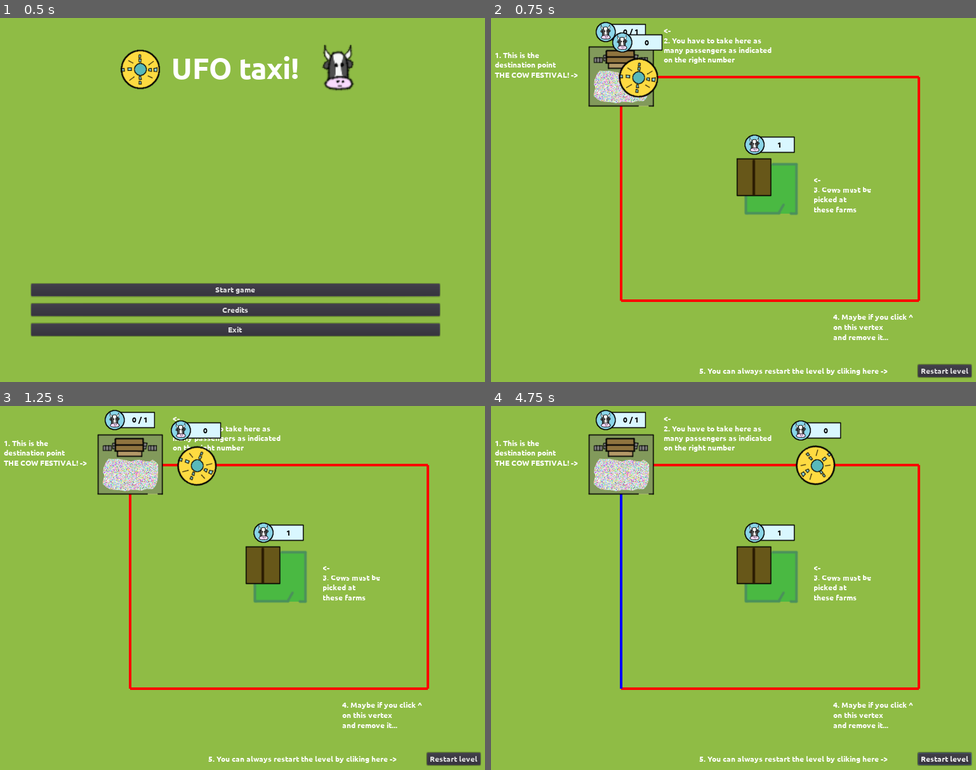
Above: before the commit, frames 1-4 (two rows, left to right).
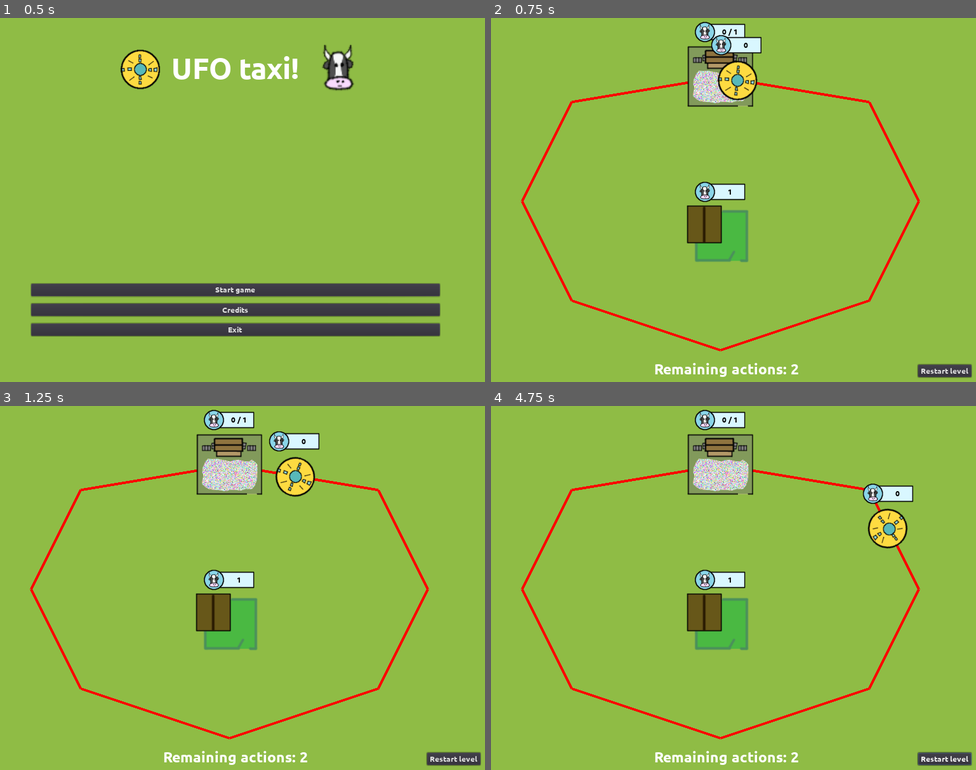
Above: after the commit, the same moments.

Repository: moisesjbc/ufo-taxi
Game: Godot game, scene res://menus/main_menu/main_menu.tscn
The game is run twice, just before and just after one commit, with the same random seed, the same clock (stepped at 60 frames per second) and the same inputs.
Inputs (mouse positions are in pixels of both pictures, inside the frame that each line leads up to):
- Up to frame 1 (0.5 s): no input
- Up to frame 2 (0.75 s): click "Start game" at 0.5 s
- Up to frame 3 (1.25 s): no input
- Up to frame 4 (4.75 s): click "Restart level" at 1.25 s; click "Restart level" at 2 s; click "Restart level" at 2.75 s; move the mouse to (840, 562) at 3.52 s; click (840, 562) at 3.67 s; move the mouse to (626, 598) at 4.27 s; click (626, 598) at 4.42 s

Frame 1 is identical in both runs. In frame 2, 15% of the frame differs, in the area x 0-89%, y 1-99%; in frame 3, 16%; in frame 4, 17%.

Commit message:
Added actions remaining constraint

Diff:
--- a/godot-project/gameplay/main/levels/0.gd
+++ b/godot-project/gameplay/main/levels/0.gd
@@ -10,3 +10,6 @@
 var pickup_area_positions = [
 	Vector2(600, 375)
 ]
+
+# null = Unlimited actions
+var n_remaining_actions = null
--- a/godot-project/gameplay/main/levels/1.gd
+++ b/godot-project/gameplay/main/levels/1.gd
@@ -9,3 +9,6 @@
 var pickup_area_positions = [
 	Vector2(750, 300)
 ]
+
+# null = Unlimited actions
+var n_remaining_actions = null
--- a/godot-project/gameplay/main/levels/2.gd
+++ b/godot-project/gameplay/main/levels/2.gd
@@ -15,3 +15,6 @@
 var pickup_area_positions = [
 	Vector2(500, 470)
 ]
+
+# null = Unlimited actions
+var n_remaining_actions = 2
--- a/godot-project/gameplay/main/main.gd
+++ b/godot-project/gameplay/main/main.gd
@@ -7,7 +7,7 @@
 
 
 func _ready():
-	set_current_level(0)
+	set_current_level(2)
 
 
 func _on_railtrack_warning_added(text):
@@ -23,8 +23,9 @@
 			current_level.end()
 
 	current_level = $levels.get_node(str(level_index))
-	$railtrack.reset(current_level.railtrack_nodes)
+	$railtrack.reset(current_level.railtrack_nodes, current_level.n_remaining_actions)
 	$destination_area.reset($railtrack, 1)
+	$gui/remaining_actions_label.visible = (current_level.n_remaining_actions != null)
 
 	for pickup_area in $pickup_areas.get_children():
 		pickup_area.queue_free()
@@ -59,3 +60,7 @@
 
 func _on_restart_level_button_button_down():
 	restart_level()
+
+
+func _on_railtrack_n_remaining_actions_updated(n_remaining_actions):
+	$gui/remaining_actions_label.text = "Remaining actions: " + str(n_remaining_actions)
--- a/godot-project/gameplay/main/main.tscn
+++ b/godot-project/gameplay/main/main.tscn
@@ -9,6 +9,11 @@
 [ext_resource path="res://menus/level_win_menu/level_win_menu.tscn" type="PackedScene" id=7]
 [ext_resource path="res://gameplay/main/levels/1.gd" type="Script" id=8]
 [ext_resource path="res://gameplay/main/levels/2.gd" type="Script" id=9]
+[ext_resource path="res://fonts/Ubuntu-B.ttf" type="DynamicFontData" id=10]
+
+[sub_resource type="DynamicFont" id=1]
+size = 30
+font_data = ExtResource( 10 )
 
 [node name="main" type="Node2D"]
 script = ExtResource( 1 )
@@ -158,7 +163,21 @@
 __meta__ = {
 "_edit_use_anchors_": false
 }
+
+[node name="remaining_actions_label" type="Label" parent="gui"]
+anchor_top = 1.0
+anchor_right = 1.0
+anchor_bottom = 1.0
+margin_top = -43.0
+margin_bottom = -9.0
+custom_fonts/font = SubResource( 1 )
+text = "Remaining actions: 0"
+align = 1
+__meta__ = {
+"_edit_use_anchors_": false
+}
 [connection signal="game_over" from="." to="." method="_on_main_game_over"]
+[connection signal="n_remaining_actions_updated" from="railtrack" to="." method="_on_railtrack_n_remaining_actions_updated"]
 [connection signal="node_added" from="railtrack" to="railtrack/player_train" method="_on_railtrack_node_added"]
 [connection signal="node_removed" from="railtrack" to="railtrack/player_train" method="_on_railtrack_node_removed"]
 [connection signal="warning_added" from="railtrack" to="." method="_on_railtrack_warning_added"]
--- a/godot-project/gameplay/railtrack/railtrack.gd
+++ b/godot-project/gameplay/railtrack/railtrack.gd
@@ -8,14 +8,19 @@
 signal node_removed
 signal node_added
 signal warning_added
+signal n_remaining_actions_updated
+
+var n_remaining_actions = null
 
 var nodes = []
 
-func reset(nodes):
+func reset(nodes, n_remaining_actions):
 	self.nodes = nodes.duplicate()
+	self.n_remaining_actions = n_remaining_actions
 	player = $player_train
 	player.reset(self)
 	var destination_area = get_node('/root/main/railtrack/destination_area')
+	emit_signal("n_remaining_actions_updated", n_remaining_actions)
 	change_state("selection")
 	update()
 
@@ -114,11 +119,18 @@
 func confirm_current_selection():
 	if current_node != null:
 		if current_node:
-			change_state("node_selected")
+			if n_remaining_actions != 0:
+				change_state("node_selected")
+			else:
+				warning("No actions remaining!")
 		else:
 			warning("You can't move destination")
+
 	elif current_edge != null:
-		change_state("edge_selected")
+		if n_remaining_actions != 0:
+			change_state("edge_selected")
+		else:
+			warning("No actions remaining!")
 
 func remove_current_node():
 	if current_node != null:
@@ -126,6 +138,7 @@
 			nodes.remove(current_node)
 			emit_signal("node_removed", current_node)
 			current_node = null
+			consume_action()
 			update()
 		else:
 			warning('Node in use!')
@@ -134,9 +147,15 @@
 	if current_edge != player.current_node_index:
 		nodes.insert(current_edge + 1, to_local(new_position))
 		emit_signal("node_added", current_edge + 1)
+		consume_action()
 		update()
 	else:
 		warning('Edge in use!')
 
+func consume_action():
+	if n_remaining_actions != null:
+		n_remaining_actions -= 1
+		emit_signal("n_remaining_actions_updated", n_remaining_actions)
+
 func warning(text):
 	emit_signal("warning_added", text)
Not shown: 1 places in godot-project/gameplay/main/main.tscn that only renumber resources
